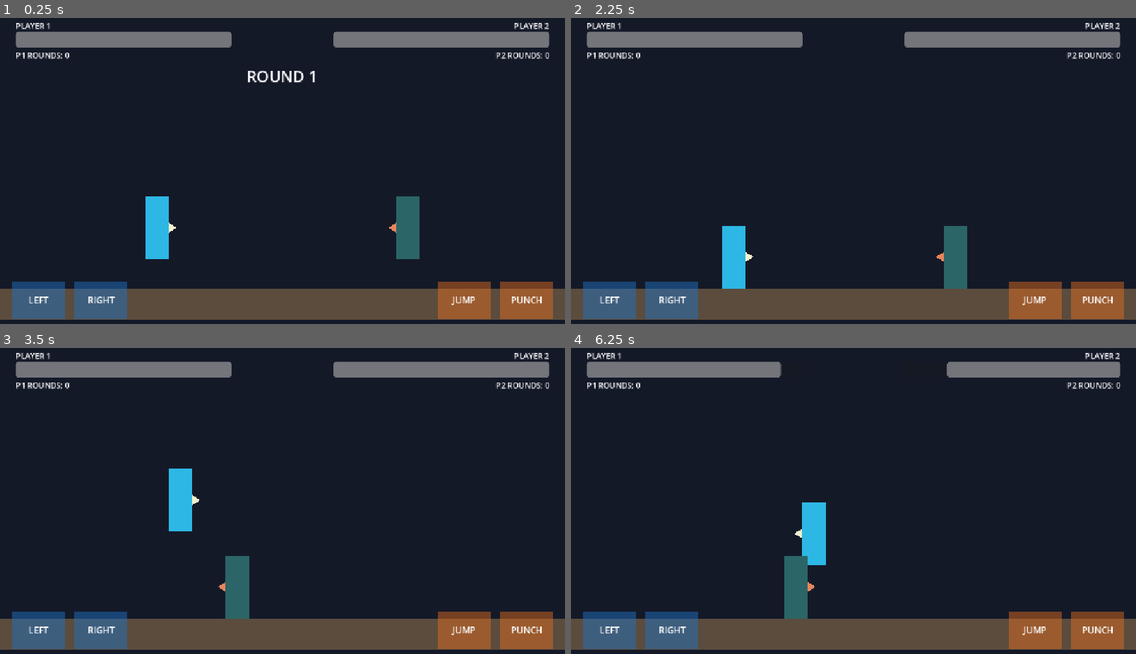
Above: before the commit, frames 1-4 (two rows, left to right).
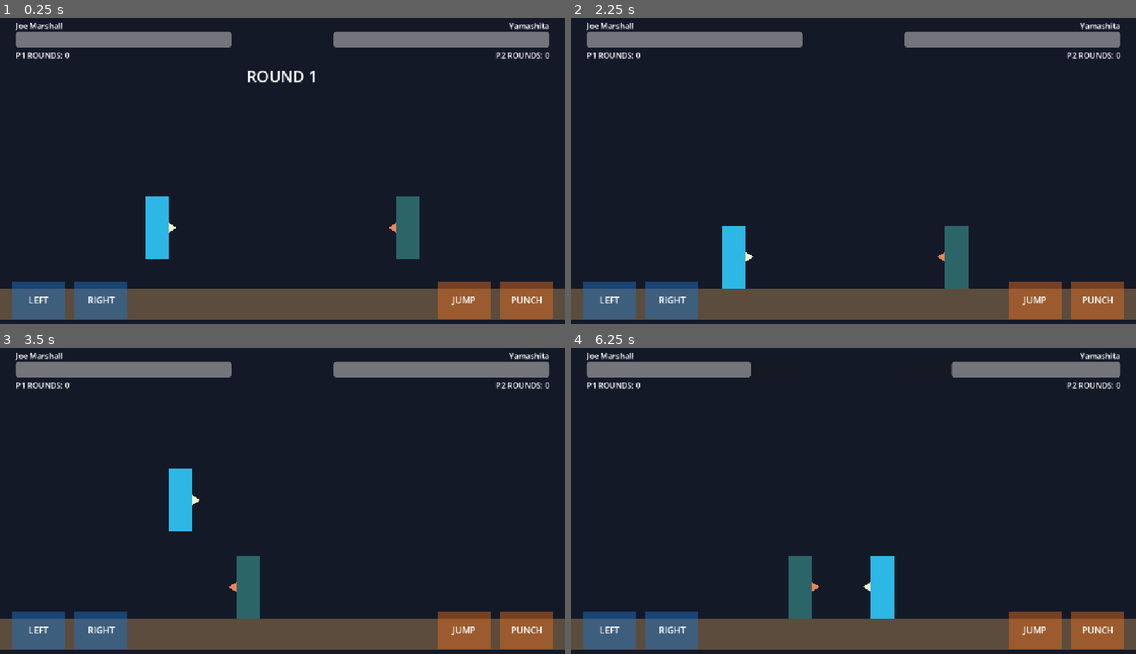
Above: after the commit, the same moments.

Repository: NZach44/Samurai-cop
Game: Godot game, scene res://scenes/arenas/test_arena.tscn
The game is run twice, just before and just after one commit, with the same random seed, the same clock (stepped at 60 frames per second) and the same inputs.
Inputs:
- Up to frame 1 (0.25 s): no input
- Up to frame 2 (2.25 s): hold D (p1_right) 0.53-2.03 s; tap F (p1_punch) at 0.6, 1.35, 2.1 s; tap W (p1_jump) at 0.77, 1.52 s; tap Enter at 1.25 s; hold A (p1_left) from 2.03 s (still down)
- Up to frame 3 (3.5 s): release A (p1_left) at 2.78 s; hold D (p1_right) from 2.78 s (still down); tap F (p1_punch) at 2.85 s; tap W (p1_jump) at 3.02 s
- Up to frame 4 (6.25 s): tap F (p1_punch) every 0.75 s from 3.6 to 5.85 s; tap W (p1_jump) at 3.77, 4.52, 6.02 s; release D (p1_right) at 4.28 s; hold A (p1_left) 4.28-5.03 s; hold D (p1_right) 5.03-5.78 s; hold A (p1_left) from 5.78 s (still down)

The runs differ from the first frame. In frame 1, 0.2% of the frame differs, in the area x 2-98%, y 1-4%; in frame 2, 0.3%; in frame 3, 1.1%; in frame 4, 2.6%, in the area x 2-98%, y 1-89%.

Commit message:
Milestone 12

Diff:
--- /dev/null
+++ b/data/fighters/joe_marshall.tres
@@ -0,0 +1,11 @@
+[gd_resource type="Resource" script_class="CharacterData" load_steps=2 format=3]
+
+[ext_resource type="Script" path="res://scripts/fighters/character_data.gd" id="1_character_data"]
+
+[resource]
+script = ExtResource("1_character_data")
+character_id = &"joe_marshall"
+display_name = "Joe Marshall"
+move_speed = 240.0
+jump_velocity = 600.0
+power_multiplier = 1.1
--- /dev/null
+++ b/data/fighters/yamashita.tres
@@ -0,0 +1,11 @@
+[gd_resource type="Resource" script_class="CharacterData" load_steps=2 format=3]
+
+[ext_resource type="Script" path="res://scripts/fighters/character_data.gd" id="1_character_data"]
+
+[resource]
+script = ExtResource("1_character_data")
+character_id = &"yamashita"
+display_name = "Yamashita"
+move_speed = 225.0
+jump_velocity = 580.0
+power_multiplier = 1.15
--- a/project.godot
+++ b/project.godot
@@ -17,11 +17,7 @@
 
 [display]
 
-window/size/viewport_width=1152
-window/size/viewport_height=648
-window/size/resizable=true
 window/stretch/mode="canvas_items"
-window/stretch/aspect="keep"
 
 [input]
 
--- a/scenes/arenas/test_arena.tscn
+++ b/scenes/arenas/test_arena.tscn
@@ -1,8 +1,10 @@
-[gd_scene load_steps=6 format=3]
+[gd_scene load_steps=8 format=3]
 
 [ext_resource type="PackedScene" path="res://scenes/fighters/fighter.tscn" id="1_fighter"]
 [ext_resource type="Script" path="res://scripts/systems/round_controller.gd" id="2_round_controller"]
 [ext_resource type="PackedScene" path="res://scenes/ui/mobile_controls.tscn" id="3_mobile_controls"]
+[ext_resource type="Resource" path="res://data/fighters/joe_marshall.tres" id="4_joe"]
+[ext_resource type="Resource" path="res://data/fighters/yamashita.tres" id="5_yamashita"]
 
 [sub_resource type="RectangleShape2D" id="RectangleShape2D_floor"]
 size = Vector2(1152, 64)
@@ -42,11 +44,13 @@
 
 [node name="Fighter1" parent="." node_paths=PackedStringArray("opponent") instance=ExtResource("1_fighter")]
 position = Vector2(320, 400)
+character_data = ExtResource("4_joe")
 opponent = NodePath("../Fighter2")
 
 [node name="Fighter2" parent="." node_paths=PackedStringArray("opponent") instance=ExtResource("1_fighter")]
 modulate = Color(0.95, 0.55, 0.45, 1)
 position = Vector2(832, 400)
+character_data = ExtResource("5_yamashita")
 control_mode = 1
 left_action = &"p2_left"
 right_action = &"p2_right"
--- /dev/null
+++ b/scripts/fighters/character_data.gd
@@ -0,0 +1,8 @@
+extends Resource
+class_name CharacterData
+
+@export var character_id: StringName = &"fighter"
+@export var display_name: String = "Fighter"
+@export var move_speed: float = 240.0
+@export var jump_velocity: float = 600.0
+@export_range(0.1, 3.0, 0.05) var power_multiplier: float = 1.0
--- a/scripts/fighters/fighter.gd
+++ b/scripts/fighters/fighter.gd
@@ -15,6 +15,7 @@
 @export var separation_speed: float = 160.0
 @export var max_health: int = 100
 @export var hit_stun_duration: float = 0.25
+@export var character_data: CharacterData
 @export var control_mode: ControlMode = ControlMode.HUMAN
 @export var left_action: StringName = &"p1_left"
 @export var right_action: StringName = &"p1_right"
@@ -103,10 +104,10 @@
 
 
 func _apply_control_input(move_direction: float, jump_requested: bool, punch_requested: bool) -> void:
-	velocity.x = move_direction * move_speed
+	velocity.x = move_direction * get_move_speed()
 
 	if is_on_floor() and jump_requested:
-		velocity.y = -jump_velocity
+		velocity.y = -get_jump_velocity()
 
 	if punch_requested and not is_punching:
 		_start_punch()
@@ -196,7 +197,7 @@
 		return
 
 	hit_target_ids[target.get_instance_id()] = true
-	target.receive_hit(punch_damage, punch_knockback_speed, self)
+	target.receive_hit(get_punch_damage(), punch_knockback_speed, self)
 
 
 func receive_hit(damage: int, knockback_speed: float, attacker: Fighter) -> void:
@@ -216,8 +217,8 @@
 
 	var damage_dealt: int = previous_health - current_health
 	print("PUNCH HIT: %s hit %s for %d damage (%d health remaining)" % [
-		attacker.name,
-		name,
+		attacker.get_display_name(),
+		get_display_name(),
 		damage_dealt,
 		current_health,
 	])
@@ -247,6 +248,27 @@
 		_cancel_attack()
 
 
+func get_display_name() -> String:
+	if character_data != null and not character_data.display_name.is_empty():
+		return character_data.display_name
+	return name
+
+
+func get_move_speed() -> float:
+	return character_data.move_speed if character_data != null else move_speed
+
+
+func get_jump_velocity() -> float:
+	return character_data.jump_velocity if character_data != null else jump_velocity
+
+
+func get_punch_damage() -> int:
+	var power_multiplier: float = (
+		character_data.power_multiplier if character_data != null else 1.0
+	)
+	return maxi(roundi(float(punch_damage) * power_multiplier), 0)
+
+
 func _cancel_attack() -> void:
 	attack_sequence_id += 1
 	is_punching = false
--- a/scripts/systems/round_controller.gd
+++ b/scripts/systems/round_controller.gd
@@ -18,6 +18,8 @@
 @onready var fighter_2: Fighter = $Fighter2
 @onready var fighter_1_health_bar: ProgressBar = $HUD/Controls/Fighter1HealthBar
 @onready var fighter_2_health_bar: ProgressBar = $HUD/Controls/Fighter2HealthBar
+@onready var fighter_1_name_label: Label = $HUD/Controls/Fighter1Label
+@onready var fighter_2_name_label: Label = $HUD/Controls/Fighter2Label
 @onready var fighter_1_rounds_label: Label = $HUD/Controls/Fighter1RoundsLabel
 @onready var fighter_2_rounds_label: Label = $HUD/Controls/Fighter2RoundsLabel
 @onready var winner_label: Label = $HUD/Controls/WinnerLabel
@@ -41,6 +43,8 @@
 
 	_on_health_changed(fighter_1.current_health, fighter_1.max_health, fighter_1_health_bar)
 	_on_health_changed(fighter_2.current_health, fighter_2.max_health, fighter_2_health_bar)
+	fighter_1_name_label.text = fighter_1.get_display_name()
+	fighter_2_name_label.text = fighter_2.get_display_name()
 	_update_round_win_ui()
 	_start_round()
 
@@ -67,7 +71,11 @@
 
 	winner_label.text = "PLAYER %d WINS ROUND" % winner_number
 	winner_label.show()
-	print("ROUND %d: %s wins; %s is defeated" % [round_number, winner.name, loser.name])
+	print("ROUND %d: %s wins; %s is defeated" % [
+		round_number,
+		winner.get_display_name(),
+		loser.get_display_name(),
+	])
 
 	await get_tree().create_timer(round_end_delay).timeout
 	if _get_round_wins(winner) >= ROUNDS_TO_WIN:
@@ -104,7 +112,7 @@
 	_set_fighter_controls_enabled(false)
 	winner_label.text = "PLAYER %d WINS THE MATCH" % winner_number
 	winner_label.show()
-	print("MATCH OVER: %s wins the match" % winner.name)
+	print("MATCH OVER: %s wins the match" % winner.get_display_name())
 
 	await get_tree().create_timer(match_end_delay).timeout
 	fighter_1_round_wins = 0
Not shown, added: scripts/fighters/character_data.gd.uid
